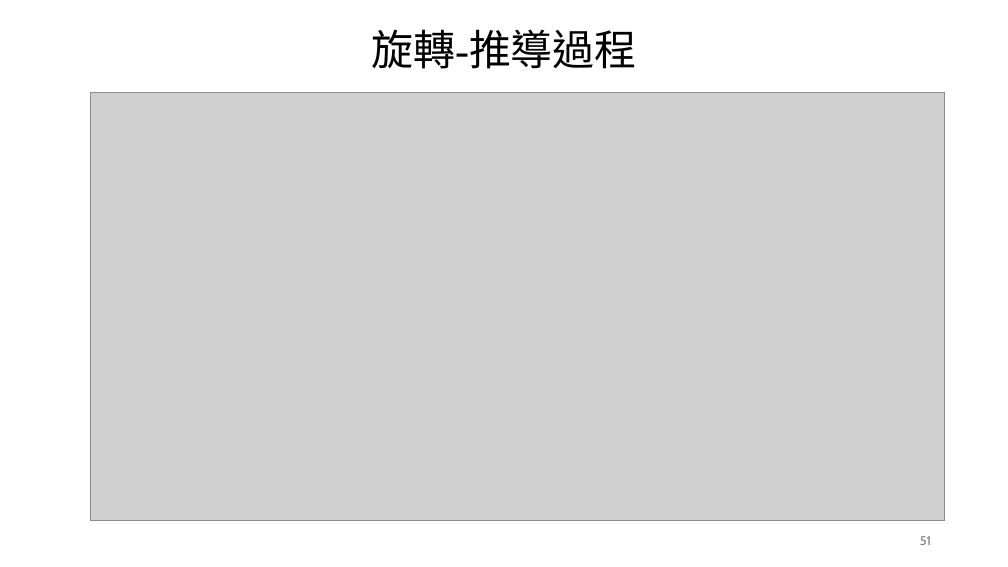
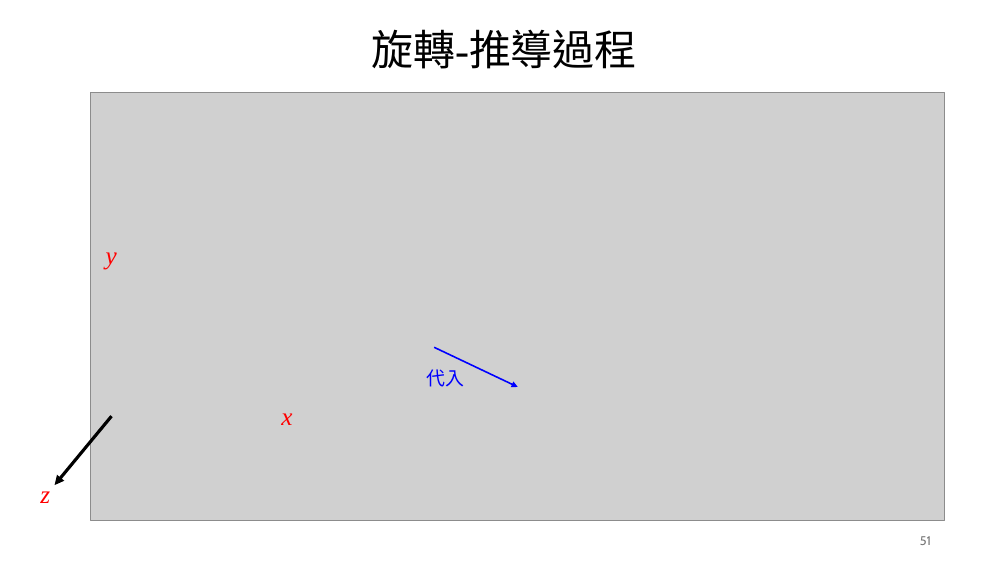
Before and after one commit to TamKangAI/ImageProcessing, a slide deck: slide 51 of 02_數位影像基礎/02_數位影像基礎.pptx. Drawn at 1008x567 pixels with LibreOffice and Linux fonts; fonts in the diff are those of the drawing; grey boxes stand for pictures. Boxes give left, top, right and bottom in pixels: in the first picture for what was removed or moved away, otherwise in the second. Text is boxed around its words. In the diff, an @@ line names an element or a change of style, - is before the commit and + after.

```diff
--- a/02_數位影像基礎/02_數位影像基礎.pptx
+++ b/02_數位影像基礎/02_數位影像基礎.pptx
@@ text added at (x1=106, y1=252, x2=117, y2=269), 24 pt, text #FF0000, italic @@
+y
@@ arrow added from (434, 347) to (518, 387), #0000FF 1.5 pt @@
@@ text added at (x1=427, y1=369, x2=465, y2=387), 18 pt, text #0000FF @@
+代入
@@ arrow added from (112, 416) to (54, 485), #000000 3 pt @@
@@ text added at (x1=281, y1=413, x2=292, y2=425), 24 pt, text #FF0000, italic @@
+x
@@ text added at (x1=40, y1=491, x2=50, y2=503), 24 pt, text #FF0000, italic @@
+z
```
Also in this commit, not shown: 8 other slides changed, 5 slides added, 3 other files.
